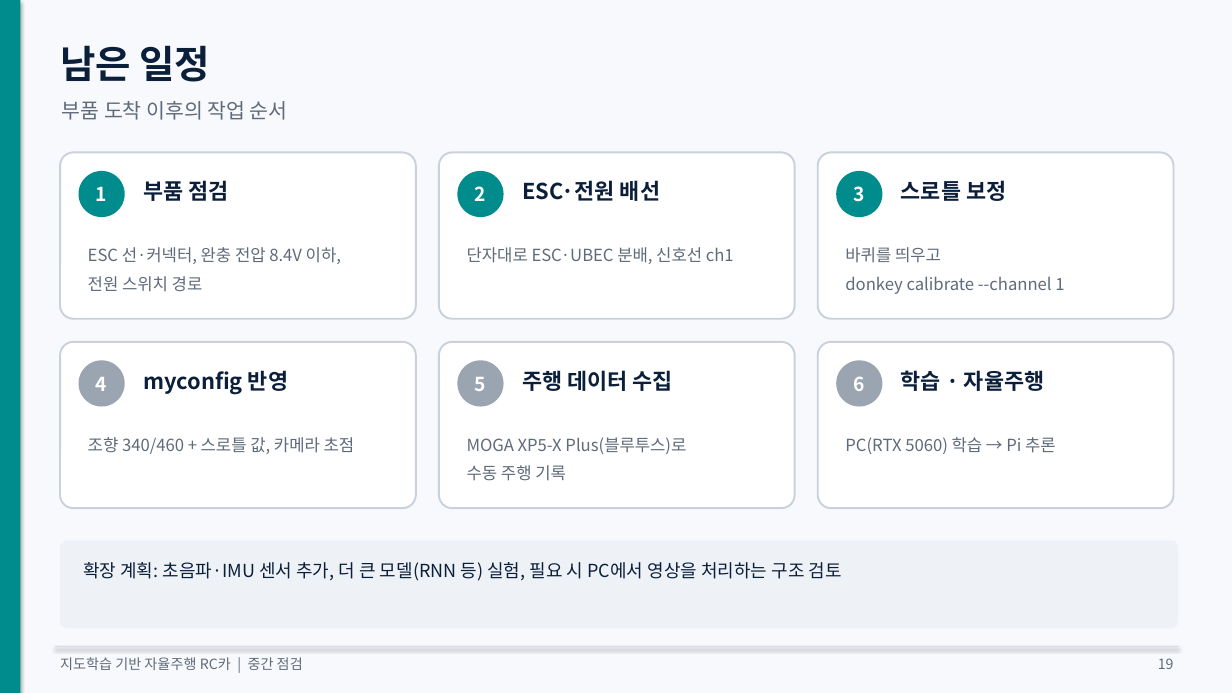
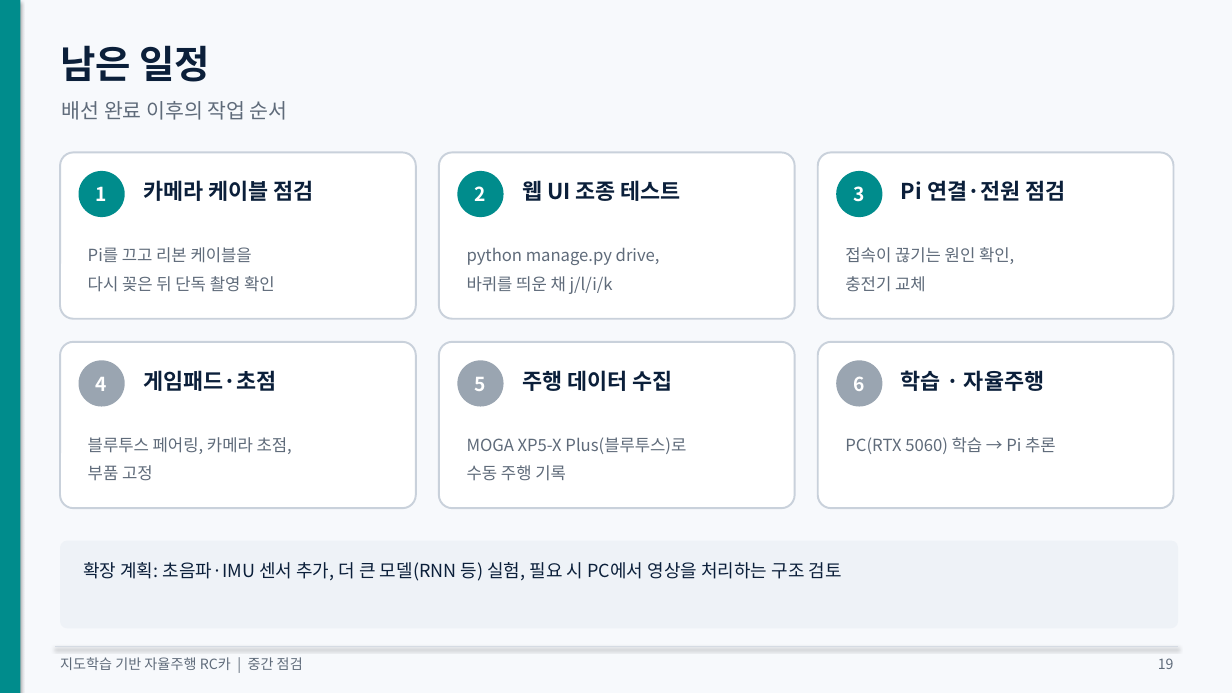
Before and after one commit to KMUTMU/Robot, a slide deck: slide 19 of 중간점검_자율주행RC카.pptx. Drawn at 1232x693 pixels with LibreOffice and Linux fonts; fonts in the diff are those of the drawing. Boxes give left, top, right and bottom in pixels: in the first picture for what was removed or moved away, otherwise in the second. Text is boxed around its words. In the diff, an @@ line names an element or a change of style, - is before the commit and + after.

Commit message:
배선·ESC 값 측정 완료, 주행 프로그램 카메라 오류까지 기록
- ESC 선 정정: 기판 표기 기준 긴 쌍 = VCC/GND(배터리), 짧은 쌍 = M+/M−(모터)
- 전원 스위치를 배터리 + 선에 직렬 연결, 단자대 A~E 배치 문서화
- ESC 값 기록 (정지 380 / 앞 350 / 후진 450), myconfig.py 설정 문서화
- UBEC 출력 5.4V라 Pi는 USB-C로 전원 공급
- 주행 프로그램 카메라 Remote I/O error와 다음에 할 일 순서 정리
- 발표 자료 갱신 (잘못된 ESC 배선 설명 정정)

```diff
--- a/중간점검_자율주행RC카.pptx
+++ b/중간점검_자율주행RC카.pptx
@@ text at <box>62,101,288,120</box>: text changed @@
-부품 도착 이후의 작업 순서
+배선 완료 이후의 작업 순서
@@ text at <box>522,178,681,206</box>: text changed @@
-ESC·전원 배선
+웹 UI 조종 테스트
@@ text at <box>143,180,314,201</box>: text changed @@
-부품 점검
+카메라 케이블 점검
@@ text at <box>901,180,1065,201</box>: text changed @@
-스로틀 보정
+Pi 연결·전원 점검
@@ text at <box>88,247,275,292</box>: text changed @@
-ESC 선·커넥터, 완충 전압 8.4V 이하,
-전원 스위치 경로
+Pi를 끄고 리본 케이블을
+다시 꽂은 뒤 단독 촬영 확인
@@ text at <box>467,247,660,294</box>: text changed @@
-단자대로 ESC·UBEC 분배, 신호선 ch1
+python manage.py drive,
+바퀴를 띄운 채 j/l/i/k
@@ text at <box>845,247,1014,292</box>: text changed @@
-바퀴를 띄우고
-donkey calibrate --channel 1
+접속이 끊기는 원인 확인,
+충전기 교체
@@ text at <box>143,370,277,391</box>: text changed @@
-myconfig 반영
+게임패드·초점
@@ text at <box>88,437,292,481</box>: text changed @@
-조향 340/460 + 스로틀 값, 카메라 초점
+블루투스 페어링, 카메라 초점,
+부품 고정
```
Also in this commit, not shown: 8 other slides changed, 12 other files.
